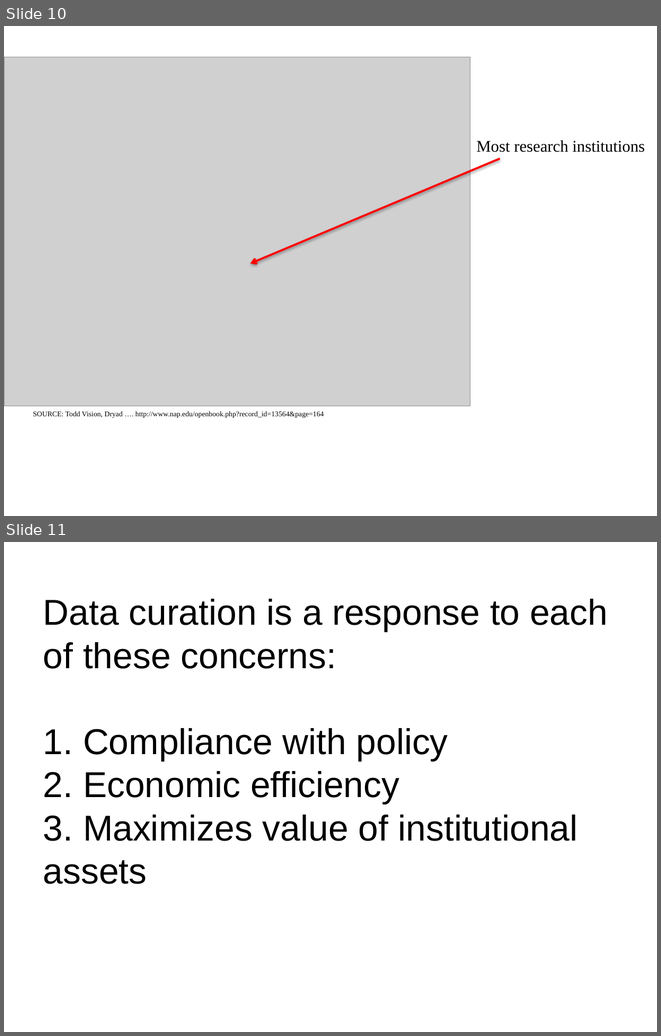
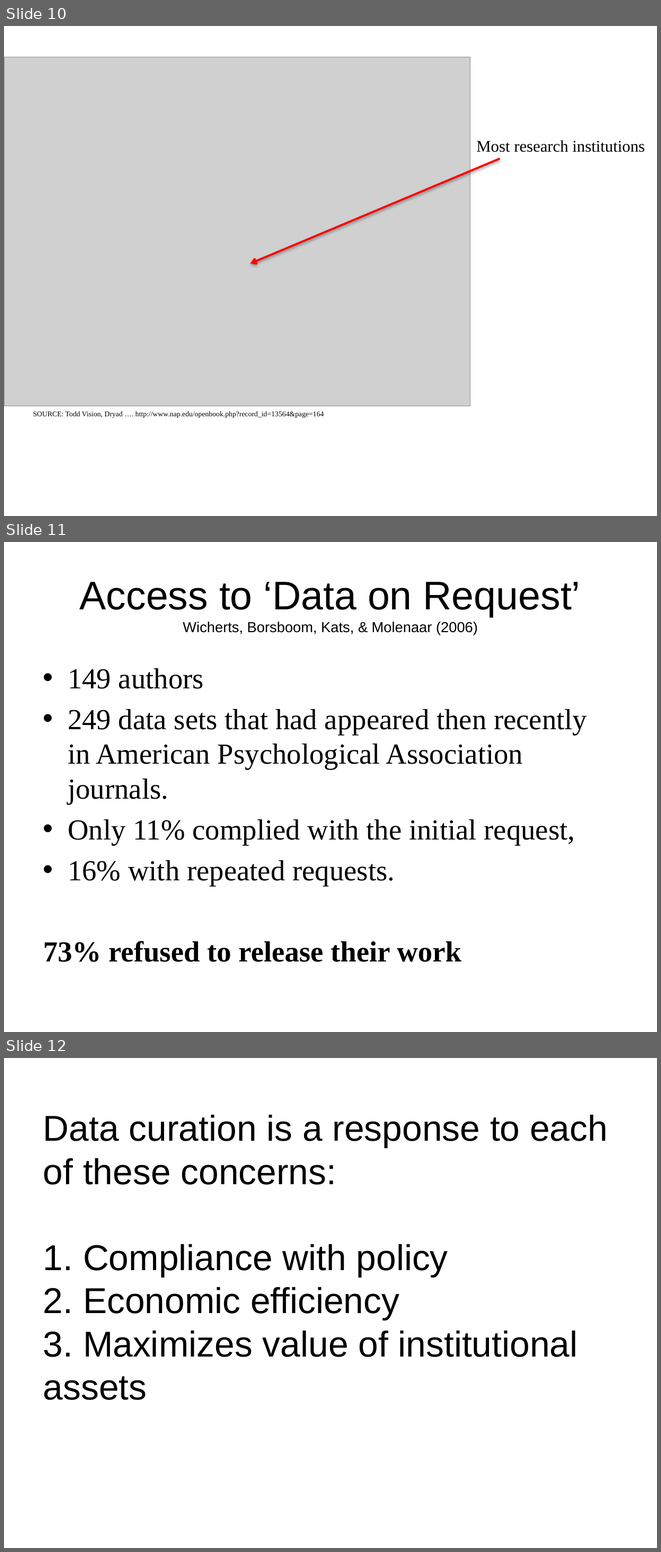
Before and after one commit to DataCurationWorkshop/HongKongCurationWorkshop, a slide deck: Day_1/Day_1_Lectures/Slides/Day_1_Lecture_Intro.pptx. Shown one above the other, each under a label of ours: slides 10 and 11 before the commit, slides 10, 11 and 12 after it. The pictures are 661x1036 and 661x1552 pixels, drawn with LibreOffice and Linux fonts; fonts in the diff are those of the drawing; grey boxes stand for pictures; background and template pictures are left out. Boxes give left, top, right and bottom in pixels: in the first picture for what was removed or moved away, otherwise in the second. Text is boxed around its words. In the diff, an @@ line names an element or a change of style, - is before the commit and + after.

```diff
--- a/Day_1/Day_1_Lectures/Slides/Day_1_Lecture_Intro.pptx
+++ b/Day_1/Day_1_Lectures/Slides/Day_1_Lecture_Intro.pptx
@@ slide 11 added at bbox=[4, 542, 657, 1032], background #FFFFFF @@
@@ title added at bbox=[80, 582, 581, 635], 16 pt, text #000000 @@
+Access to ‘Data on Request’
+Wicherts, Borsboom, Kats, & Molenaar (2006)
@@ text added at bbox=[43, 668, 587, 962], 32 pt, text #000000 @@
+• 149 authors
+• 249 data sets that had appeared then recently in American Psychological Association journals.
+• Only 11% complied with the initial request,
+• 16% with repeated requests.
+73% refused to release their work
@@ what was slide 11 is now slide 12 @@
```
Also in this commit, not shown: 1 slide changed, 1 other file.
